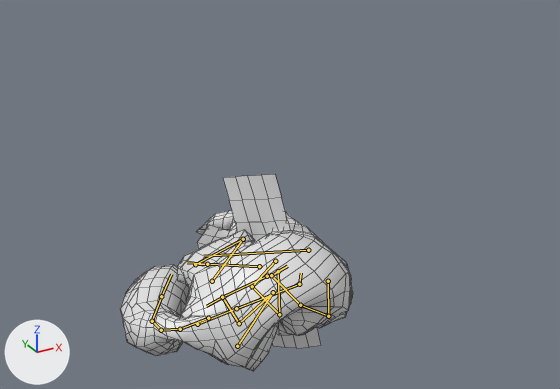
The Blender file Dog/Assets/Models/Cat_14.blend, before and after one commit.
Camera for both pictures: a 50 mm camera at (-7.53, -12.06, 9.02) aimed at (-0.59, 0.56, 2.71). Lighting does not change. The marker at lower left points along +X, +Y and +Z. Both versions are drawn at frame 124 of the action 'ArmatureAction'; the numbers are the values there. The bones that bend it are drawn over the model as lines. Mesh edges are drawn as thin lines.

Objects in the first picture: 'Cat'.
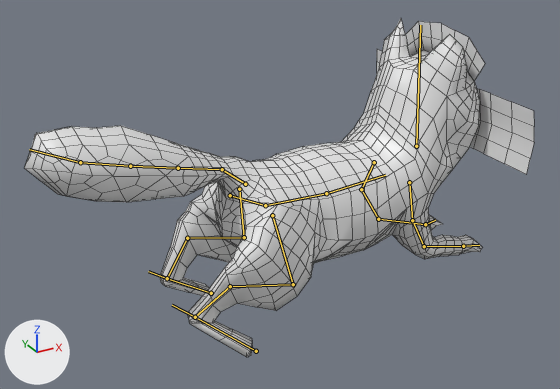
What the commit changed:
Bone 'front_foot_IK.L' (bone_front_foot_ik_l) moves from (-0.91, -1.85, -0.25) to (0.39, 1.35, 0.78).
Bone 'front_foot_IK.L' (bone_front_foot_ik_l) turns from (0, 0, 23) to (0, 0, 12) degrees about its own x, y and z.
Bone 'front_knee_IK.L' (bone_front_knee_ik_l) moves from (0.0, -0.07, -1.99) to (0.0, 0.0, 0.0).
Bone 'ribs_IK' (bone_ribs_ik) moves from (0.36, 0.18, -1.59) to (0.0, 0.12, 0.01).
Bone 'ribs_IK' (bone_ribs_ik) turns from (-33, 30, 46) to (-11, 0, 0) degrees about its own x, y and z.
Bone 'front_foot_IK.R' (bone_front_foot_ik_r) moves from (-2.61, -2.17, -0.13) to (-0.31, 1.39, 0.79).
Bone 'front_foot_IK.R' (bone_front_foot_ik_r) turns from (0, 0, 23) to (0, 0, -24) degrees about its own x, y and z.
Bone 'front_knee_IK.R' (bone_front_knee_ik_r) moves from (0.0, -0.07, -1.99) to (0.0, 0.0, 0.0).
Bone 'hips' (bone_hips) moves from (0.29, 0.42, -1.79) to (0.0, -0.09, 0.08).
Bone 'hips' (bone_hips) turns from (-51, -25, 49) to (18, 0, 0) degrees about its own x, y and z.
Bone 'head' (bone_head) turns from (168, 27, 59) to (0, 0, 2) degrees about its own x, y and z.
Bone 'tail_bone_end_IK' (bone_tail_bone_end_ik) moves from (2.77, -5.29, -2.56) to (0.0, 0.0, 0.0).
Bone 'tail_bone_end_IK' (bone_tail_bone_end_ik) turns from (20, -6, -124) to (0, 0, 0) degrees about its own x, y and z.
Bone 'back_foot.L' (bone_back_foot_l) moves from (0.13, 0.26, 1.39) to (-0.41, 2.23, 0.13).
Bone 'back_foot.L' (bone_back_foot_l) turns from (7, -6, 15) to (-10, 4, 36) degrees about its own x, y and z.
Bone 'back_foot.R' (bone_back_foot_r) moves from (0.2, 0.58, 3.18) to (-0.39, 2.33, -0.24).
Bone 'back_foot.R' (bone_back_foot_r) turns from (-19, 0, 0) to (17, -9, 35) degrees about its own x, y and z.

What differs and where, as boxes [x1, y1, x2, y2] in the pictures (560 x 389 px):
'Cat', posed (118% wider, 72% taller)
    before: [120, 174, 353, 371]
    after: [24, 18, 534, 357]
bone 'head', root to tip
    before: (308, 250) to (203, 256)
    after: (416, 146) to (420, 25)
bone 'back_foot.L', root to tip
    before: (259, 266) to (207, 264)
    after: (211, 293) to (167, 278)
bone 'back_foot.R', root to tip
    before: (267, 276) to (222, 297)
    after: (256, 351) to (195, 317)
